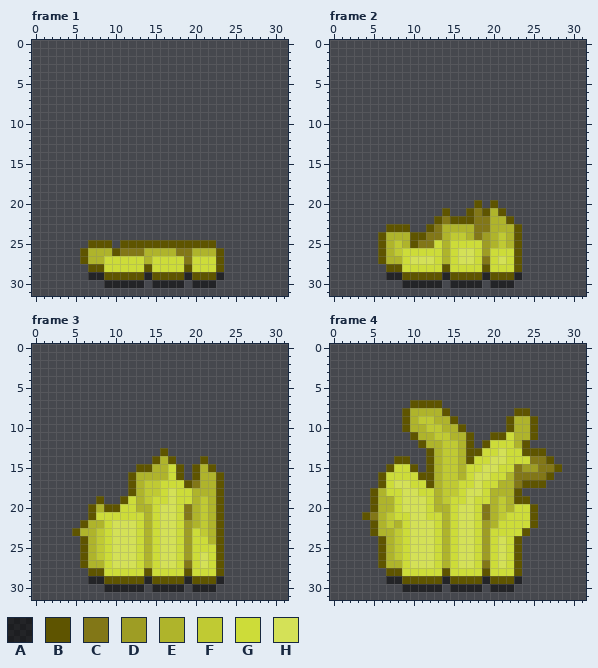
Edited in one commit: pixel-art file (Assets/Arts/Plant/GrassSprite/TallGrass_04/TallGrass_04_Grow.aseprite). That is the earlier state.
32x32 pixels, 5 frames. Shown: frame 1, frame 2, frame 3, frame 4. The commit also changed other frames, which this record leaves out.
Palette (. is transparent): A #00000080  B #5e5400  C #827717  D #9e9d24  E #afb42b  F #c0ca33  G #cddc39  H #d4e157
After:
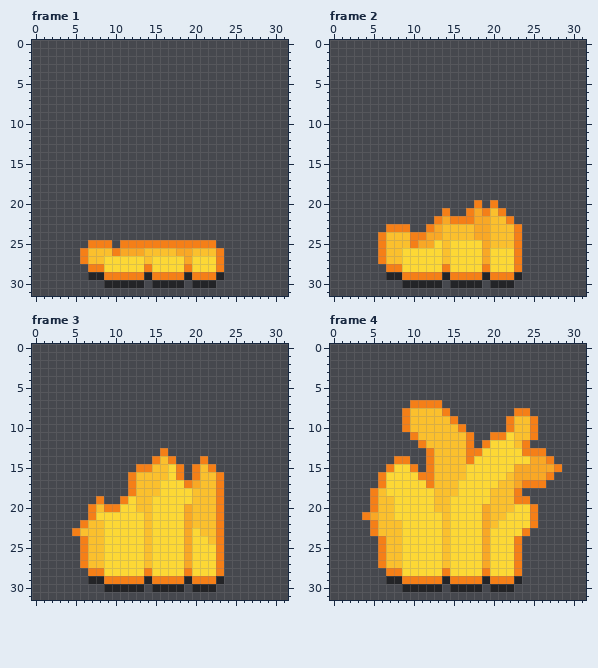
The exact change:
colour B: #5e5400 -> #f57f17
colour C: #827717 -> #f9a825
colour E: #afb42b -> #fbc02d
colour G: #cddc39 -> #fdd835
Frame 2, layer "Flattened":
y 24: x 15..16 FF -> EE; x 19 D -> C; x 21 F -> E
y 25: x 8 F -> E; x 19 D -> C; x 21 F -> E
y 26: x 8 F -> E; x 16..17 HH -> GG; x 19 D -> C
y 27: x 10..12 HHH -> GGG; x 16..17 HH -> GG; x 21 H -> G
Frame 3, layer "Flattened":
y 17: x 14..15 FF -> EE
y 18: x 14..15 FF -> EE; x 17 H -> G
y 19: x 14 F -> E; x 17 H -> G; x 21 F -> E
y 20..21: x 16..17 HH -> GG; x 21 F -> E
y 22: x 10..12 HHH -> GGG; x 16..17 HH -> GG; x 19 D -> C; x 21 F -> E
y 23: x 8 F -> E; x 10..12 HHH -> GGG; x 16..17 HH -> GG; x 19 D -> C; x 21 F -> E
y 24..25: x 8 F -> E; x 10..12 HHH -> GGG; x 16..17 HH -> GG; x 19 D -> C
y 26: x 8 F -> E; x 10..12 HHH -> GGG; x 16..17 HH -> GG; x 19 D -> C; x 21 H -> G
y 27: x 10..12 HHH -> GGG; x 16..17 HH -> GG; x 21 H -> G
Frame 4, layer "Flattened":
y 9: x 11..12 FF -> EE
y 10: x 12..13 FF -> EE
y 11: x 13..14 FF -> EE
y 12: x 14..15 FF -> EE
y 13: x 14..15 FF -> EE; x 21 H -> G
y 14: x 14..15 FF -> EE; x 20..21 HH -> GG
y 15: x 14..15 FF -> EE; x 19..20 HH -> GG; x 24..25 DD -> CC
y 16: x 14..15 FF -> EE; x 18..19 HH -> GG
y 17: x 8..9 HH -> GG; x 14..15 FF -> EE; x 18 H -> G
y 18: x 9..10 HH -> GG; x 14..15 FF -> EE; x 17..18 HH -> GG
y 19: x 9..11 HHH -> GGG; x 14 F -> E; x 17 H -> G; x 21 F -> E
y 20: x 9..11 HHH -> GGG; x 16..17 HH -> GG; x 21 F -> E
y 21: x 7 F -> E; x 10..11 HH -> GG; x 16..17 HH -> GG; x 21 F -> E
y 22: x 7 F -> E; x 10..12 HHH -> GGG; x 16..17 HH -> GG; x 19 D -> C
y 23: x 8 F -> E; x 10..12 HHH -> GGG; x 16..17 HH -> GG; x 19 D -> C
y 24..26: x 8 F -> E; x 10..12 HHH -> GGG; x 16..17 HH -> GG; x 19 D -> C; x 21 H -> G
y 27: x 10..12 HHH -> GGG; x 16..17 HH -> GG; x 21 H -> G
Boxes around the changes in both pictures, in picture pixels (x1, y1, x2, y2):
changed: (80, 240, 224, 280)
changed: (378, 200, 522, 280)
changed: (72, 448, 224, 584)
changed: (362, 400, 562, 584)
